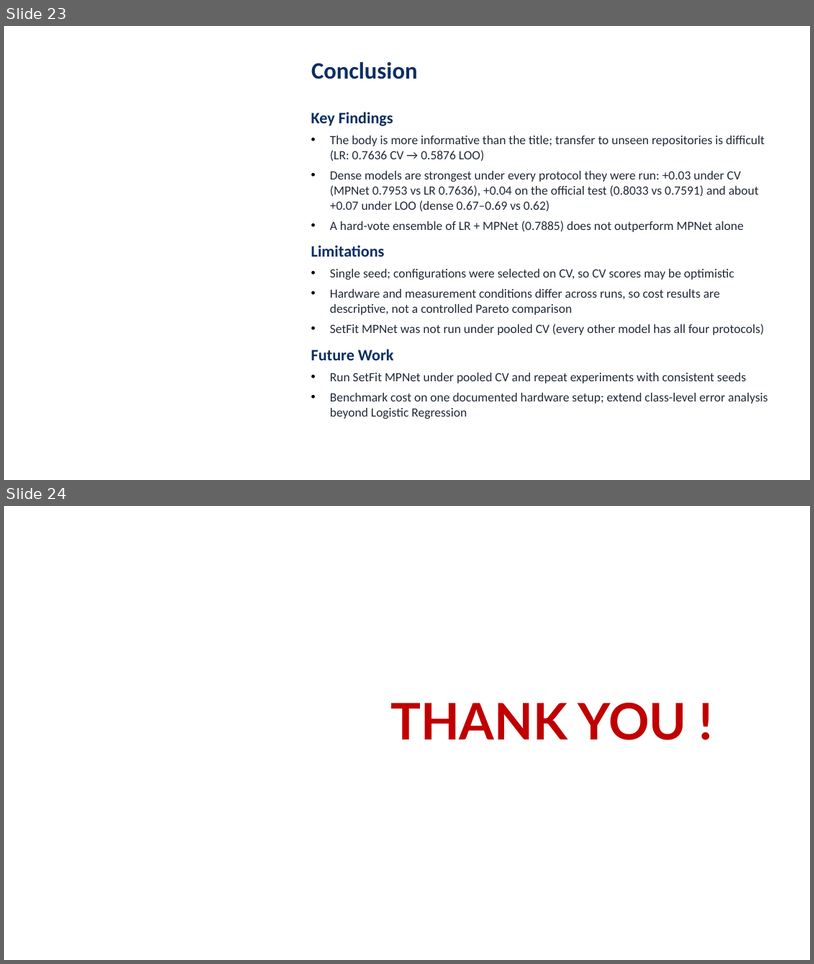
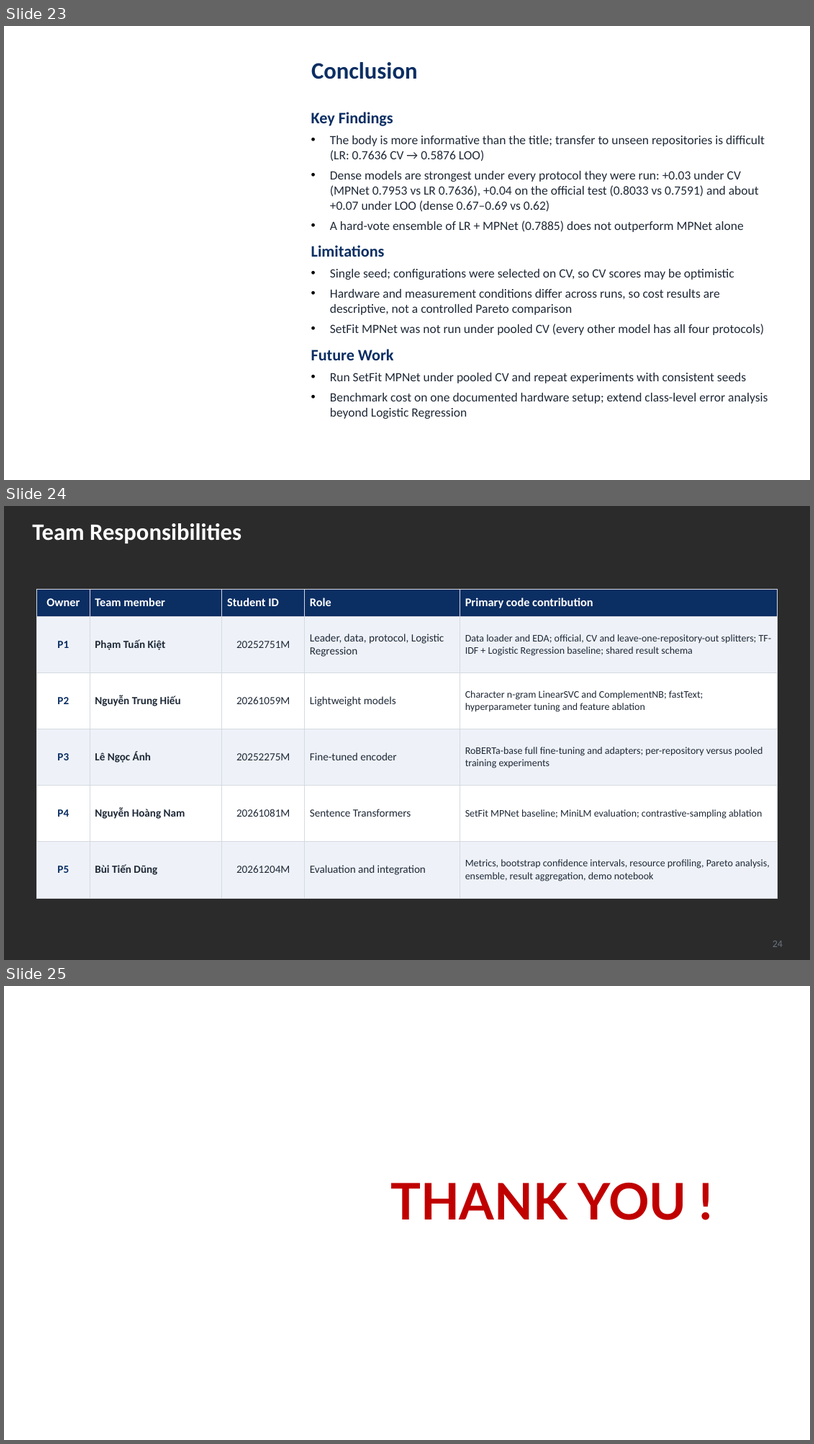
Before and after one commit to kiet21042003/nlbse24-issue-classification, a slide deck: presentation/Seminar_2_Slides.pptx. Shown one above the other, each under a label of ours: slides 23 and 24 before the commit, slides 23, 24 and 25 after it. The pictures are 814x964 and 814x1444 pixels, drawn with LibreOffice and Linux fonts; fonts in the diff are those of the drawing; background and template pictures are left out; a plain dark background stands for a picture behind light text. Boxes give left, top, right and bottom in pixels: in the first picture for what was removed or moved away, otherwise in the second. Text is boxed around its words. In the diff, an @@ line names an element or a change of style, - is before the commit and + after.

Commit message:
Add team responsibilities slide

```diff
--- a/presentation/Seminar_2_Slides.pptx
+++ b/presentation/Seminar_2_Slides.pptx
@@ slide 24 added at (x1=4, y1=506, x2=810, y2=960), background picture (left out) @@
@@ text added at (x1=32, y1=523, x2=242, y2=543), 28 pt, text #FFFFFF, bold @@
+Team Responsibilities
@@ table added at (x1=36, y1=589, x2=778, y2=898), 6 rows, 5 columns @@
+Owner | Team member | Student ID | Role | Primary code contribution
+P1 | Phạm Tuấn Kiệt | 20252751M | Leader, data, protocol, Logistic Regression | Data loader and EDA; official, CV and leave-one-repository-out splitters; TF-IDF + Logistic Regression baseline; shared result schema
+P2 | Nguyễn Trung Hiếu | 20261059M | Lightweight models | Character n-gram LinearSVC and ComplementNB; fastText; hyperparameter tuning and feature ablation
+P3 | Lê Ngọc Ánh | 20252275M | Fine-tuned encoder | RoBERTa-base full fine-tuning and adapters; per-repository versus pooled training experiments
+P4 | Nguyễn Hoàng Nam | 20261081M | Sentence Transformers | SetFit MPNet baseline; MiniLM evaluation; contrastive-sampling ablation
+P5 | Bùi Tiến Dũng | 20261204M | Evaluation and integration | Metrics, bootstrap confidence intervals, resource profiling, Pareto analysis, ensemble, result aggregation, demo notebook
@@ page number added at (x1=773, y1=940, x2=783, y2=947), 12 pt, text #6B7280 @@
+24
@@ what was slide 24 is now slide 25 @@
```
